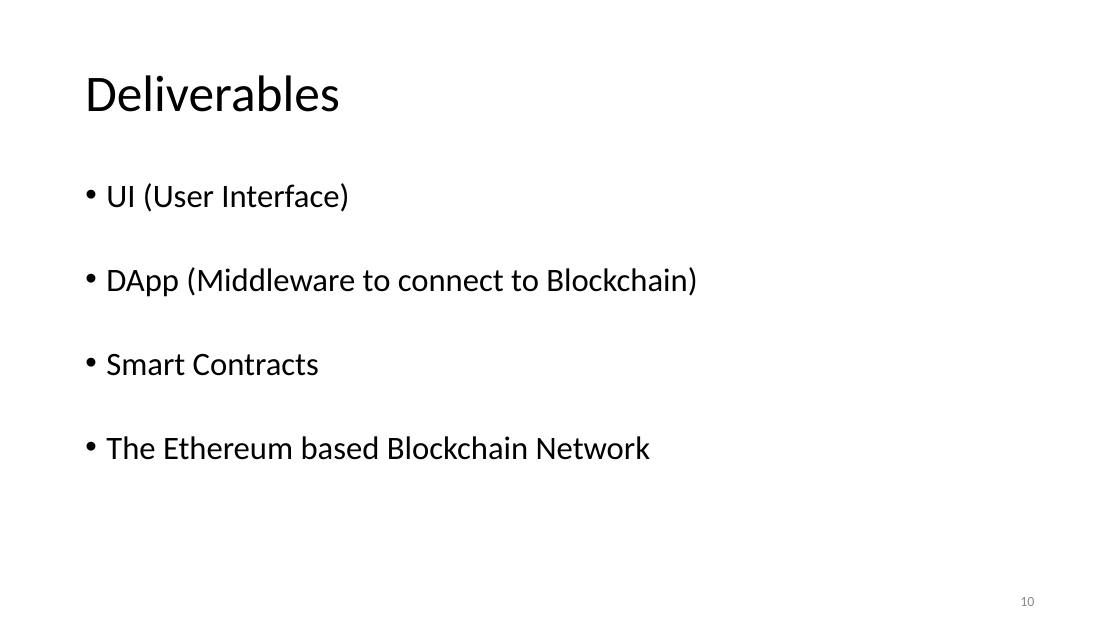
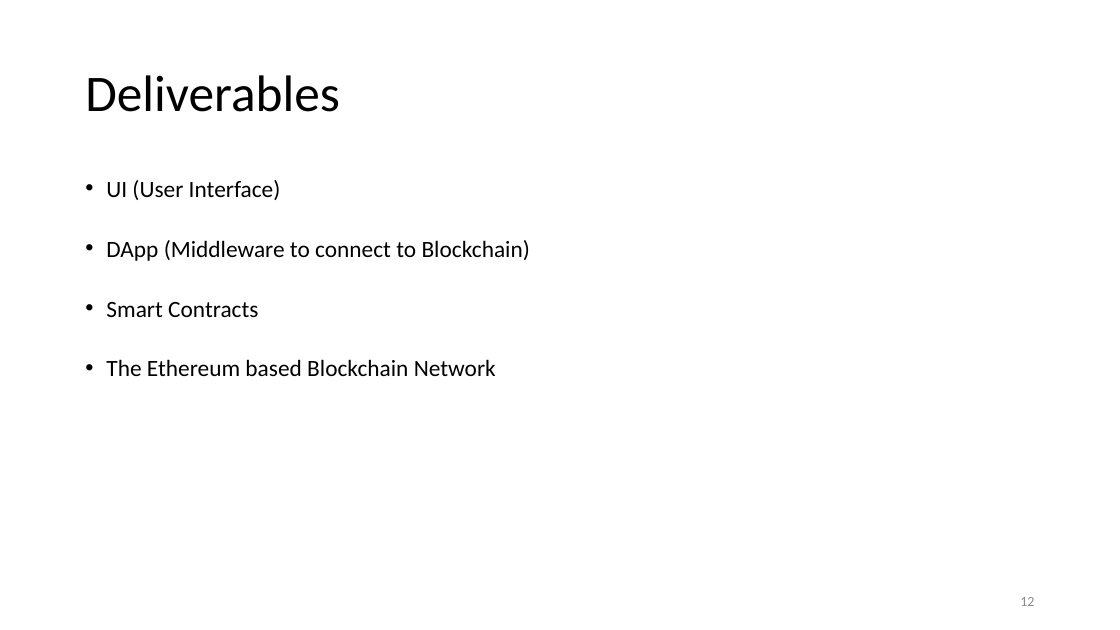
Before and after one commit to sachinjegaonkar/CropInsuranceSolution, a slide deck: slide 12 of Decentralized Crop Insurance Solution.pptx (slide 10 before the commit). Drawn at 1120x630 pixels with LibreOffice and Linux fonts; fonts in the diff are those of the drawing. Boxes give left, top, right and bottom in pixels: in the first picture for what was removed or moved away, otherwise in the second. Text is boxed around its words. In the diff, an @@ line names an element or a change of style, - is before the commit and + after.

```diff
--- a/Decentralized Crop Insurance Solution.pptx
+++ b/Decentralized Crop Insurance Solution.pptx
@@ text "UI (User Interface)" at [106, 180, 530, 376]: size 28 to 20 pt @@
@@ page number at [1020, 597, 1034, 606]: text changed @@
-10
+12
```
Also in this commit, not shown: 8 other slides changed, 2 slides added.
